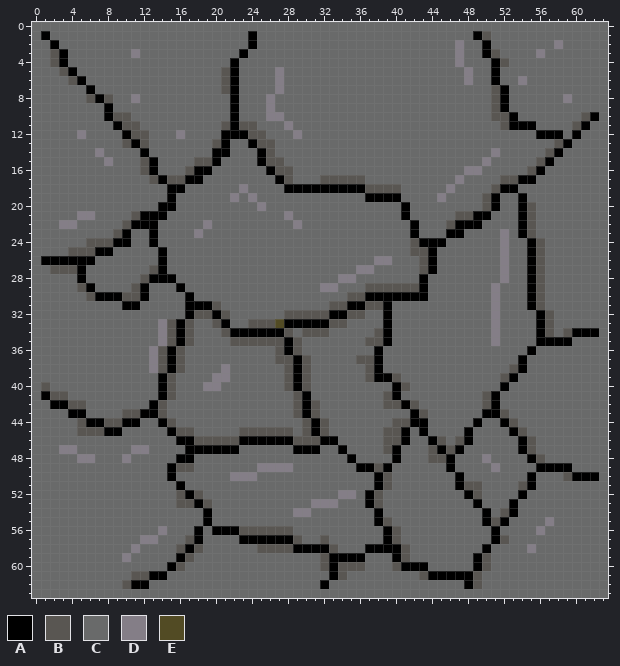
Pixel-art file: assets/aseprite_files/stone_tile_01.aseprite. Above, as it was before the edit.
64x64 pixels, 1 frame.
Palette (. is transparent): A #000000  B #595652  C #696a6a  D #847e87  E #524b24
Pixels before (only the part around the change), first column x 0:
 0 CCCCCCCCCCCCCCCCCCCCCCCCCCCCCCCCCCCCCCCCCCCCCCCCCCCCCCCCCCCCCCCC
 1 CACCCCCCCCCCCCCCCCCCCCCCACCCCCCCCCCCCCCCCCCCCCCCCABCCCCCCCCCCCCC
 2 CCACCCCCCCCCCCCCCCCCCCCCACCCCCCCCCCCCCCCCCCCCCCDCCACCCCCCCDCCCCC
 3 CCBACCCCCCCDCCCCCCCCCCCACCCCCCCCCCCCCCCCCCCCCCCDCCABCCCCDCCCCCCC
 4 CCBACCCCCCCCCCCCCCCCCCACCCCCCCCCCCCCCCCCCCCCCCCDCCCABCCCCCCCCCCC
 5 CCCBACCCCCCCCCCCCCCCCBACCCCDCCCCCCCCCCCCCCCCCCCCDCCACCCCCCCCCCCC
 6 CCCCBACCCCCCCCCCCCCCCBACCCCDCCCCCCCCCCCCCCCCCCCCDCCACCDCCCCCCCCC
 7 CCCCCCACCCCCCCCCCCCCCBACCCCDCCCCCCCCCCCCCCCCCCCCCCCBACCCCCCCCCCC
 8 CCCCCCBABCCDCCCCCCCCCCACCCDCCCCCCCCCCCCCCCCCCCCCCCCBACCCCCCDCCCC
 9 CCCCCCCCACCCCCCCCCCCCCACCCDCCCCCCCCCCCCCCCCCCCCCCCCBACCCCCCCCCCC
10 CCCCCCCCABBCCCCCCCCCCCACCCDDCCCCCCCCCCCCCCCCCCCCCCCBBACCCCCCCBAC
11 CCCCCCCCCABBCCCCCCCCCBABBCCCDCCCCCCCCCCCCCCCCCCCCCCCBAAACCCCBACC
12 CCCCCDCCCCABBCCCDCCCCAAABBCCCDCCCCCCCCCCCCCCCCCCCCCCCCCCAAACACCC
13 CCCCCCCCCCBABCCCCCCCBACCABBCCCCCCCCCCCCCCCCCCCCCCCCCCCCCCCBACCCC
14 CCCCCCCDCCCCACCCCCCCAACCCABCCCCCCCCCCCCCCCCCCCCCCCCDCCCCCBACCCCC
15 CCCCCCCCDCCCBACCCCBBACCCCABBCCCCCCCCCCCCCCCCCCCCCCDCCCCCBACCCCCC
16 CCCCCCCCCCCCBACCCBAACCCCCCABBCCCCCCCCCCCCCCCCCCCDDCCCCCBACCCCCCC
17 CCCCCCCCCCCCCBABBAACCCCCCCCABCCCBBBBBCCCCCCCCCCDCCCCBBAACCCCCCCC
18 CCCCCCCCCCCCCCCAACCCCCCDCCCCAAAAAAAAABBBBCCCCCDCCCCBAACCCCCCCCCC
19 CCCCCCCCCCCCCCCACCCCCCDCDCCCCCCCCCCCCAAAACCCCDCCCCBACCACCCCCCCCC
20 CCCCCCCCCCCCCCAACCCCCCCCCDCCCCCCCCCCCCCCCACCCCCCCCBACCABCCCCCCCC
21 CCCCCDDCCCCBAAACCCCCCCCCCCCCDCCCCCCCCCCCCACCCCCBBAACCCABCCCCCCCC
22 CCCDDCCCCCBAAACCCCCDCCCCCCCCCDCCCCCCCCCCCCACCCBAAACCCCABCCCCCCCC
23 CCCCCCCCCBACCACCCCDCCCCCCCCCCCCCCCCCCCCCCCACCCAACCCCDCABCCCCCCCC
24 CCCCCCBBBAACCACCCCCCCCCCCCCCCCCCCCCCCCCCCCBAAACCCCCCDCCABCCCCCCC
25 CCCCBBBAACCCCCACCCCCCCCCCCCCCCCCCCCCCCCCCCBBACCCCCCCDCCABCCCCCCC
26 CAAAAAACCCCCCCACCCCCCCCCCCCCCCCCCCCCCCDDCCCBACCCCCCCDCCABCCCCCCC
27 CCBBBACCCCCCCBACCCCCCCCCCCCCCCCCCCCCDDCCCCCBACCCCCCCDCCABCCCCCCC
28 CCCCCACCCCCCBAAACCCCCCCCCCCCCCCCCCDDCCCCCCCACCCCCCCCDCCABCCCCCCC
29 CCCCCBACCCCBACCCACCCCCCCCCCCCCCCDDCCCBBBBBBACCCCCCCDCCCABCCCCCCC
30 CCCCCCBAAABBACCCCACCCCCCCCCCCCCCCCCBBAAAAAAACCCCCCCDCCCABCCCCCCC
31 CCCCCCCCCCAACCCCCAAABCCCCCCCCCCCCBBAABBACCCCCCCCCCCDCCCABCCCCCCC
32 CCCCCCCCCCCCCCCCCABBABCCCCCCBBBBBAABBCCACCCCCCCCCCCDCCCCABCCCCCC
33 CCCCCCCCCCCCCCDBABCCBACCBBBEAAAAABBCCCCACCCCCCCCCCCDCCCCABCCCCCC
34 CCCCCCCCCCCCCCDBABCCCBAAAAAABCBBBCCCCCBACCCCCCCCCCCDCCCCABCBAAAC
35 CCCCCCCCCCCCCCDBABCCCCBBBBBBABCCCCCCCBBACCCCCCCCCCCDCCCCAAAACCCC
36 CCCCCCCCCCCCCDBABCCCCCCCCCCBABCCCCCCCCACCCCCCCCCCCCCCCCACCCCCCCC
37 CCCCCCCCCCCCCDBABCCCCCCCCCCBBABCCCCCBBACCCCCCCCCCCCCCCACCCCCCCCC
38 CCCCCCCCCCCCCDBABCCCCDCCCCCCBABCCCCCCBACCCCCCCCCCCCCCBACCCCCCCCC
39 CCCCCCCCCCCCCCABCCCCDDCCCCCCBABCCCCCCBAABCCCCCCCCCCCBACCCCCCCCCC
40 CBCCCCCCCCCCCCABCCCDDCCCCCCCBABCCCCCCCCCABCCCCCCCCCCACCCCCCCCCCC
41 CABBCCCCCCCCCCABCCCCCCCCCCCCCBACCCCCCCCBACCCCCCCCCBACCCCCCCCCCCC
42 CCAABBCCCCCCCABCCCCCCCCCCCCCCBABCCCCCCCBBABCCCCCCCBACCCCCCCCCCCC
43 CCCCAACCCCBBAABCCCCCCCCCCCCCCBABCCCCCCCCCCABCCCCCCAABCCCCCCCCCCC
44 CCCCCBAABBAACCABCCCCCCCCCCCCCCBABCCCCCCCBBAACCCCCACCABCCCCCCCCCC
45 CCCCCBBBAACCCCCABBCCCCCBBBBBBCBABCCCCCCBBACACCCCACCCCABCCCCCCCCC
46 CCCCCCCCCCCCCCCCAABBBBBAAAAAABBBAACCCCCBBACCABCBACCCCCABCCCCCCCC
47 CCCDDCCCCCCDDCCCCAAAAAACCCCCCAAACCACCCCBACCCBABACCCCCCABCCCCCCCC
48 CCCCCDDCCCDCCCCCAACCCCCCCCCCCCCCCCCACCCCACCCBBACCCDCCCCABCCCCCCC
49 CCCCCCCCCCCCCCCABBCCCCCCCDDDDCCCCCCCAABACCCCCCACCCCDCCCCAAAACCCC
50 CCCCCCCCCCCCCCCACCCCCCDDDCCCCCCCCCCCCCABCCCCCCCACCCCCCCACCCBAAAC
51 CCCCCCCCCCCCCCCCACCCCCCCCCCCCCCCCCCCCCABCCCCCCCABBCCCCBACCCCCCCC
52 CCCCCCCCCCCCCCCCBABCCCCCCCCCCCCCCCDDCABCCCCCCCCCABCCCCACCCCCCCCC
53 CCCCCCCCCCCCCCCCBBABCCCCCCCCCCCDDDCCCABCCCCCCCCCCACCCACCCCCCCCCC
54 CCCCCCCCCCCCCCCCCCCACCCCCCCCCDDCCCCCCCACCCCCCCCCCCACBACCCCCCCCCC
55 CCCCCCCCCCCCCCCCCCCACCCCCCCCCCCCCCCCCCABCCCCCCCCCCABACCCCDCCCCCC
56 CCCCCCCCCCCCCCDCCCACAAABBBBBBCCCCCCCCCCABCCCCCCCCCCACCCCDCCCCCCC
57 CCCCCCCCCCCCDDCCCBACCCCAAAAAABCCBCCCCCCABCCCCCCCCCCABCCCCCCCCCCC
58 CCCCCCCCCCCDCCCCBABCCCCCCBBBBAAAABCCCAAAABCCCCCCCCACCCCDCCCCCCCC
59 CCCCCCCCCCDCCCCCABCCCCCCCCCCCCCCBAAAACCCABCCCCCCCABCCCCCCCCCCCCC
60 CCCCCCCCCCCCCCCABCCCCCCCCCCCCCCCBABBBCCCBAAACCCCCABCCCCCCCCCCCCC
61 CCCCCCCCCCCBBAACCCCCCCCCCCCCCCCCCABCCCCCCCCBAAAAABCCCCCCCCCCCCCC
62 CCCCCCCCCCBAACCCCCCCCCCCCCCCCCCCACCCCCCCCCCCCCCCABCCCCCCCCCCCCCC
63 CCCCCCCCCCCCCCCCCCCCCCCCCCCCCCCCCCCCCCCCCCCCCCCCCCCCCCCCCCCCCCCC
New version:
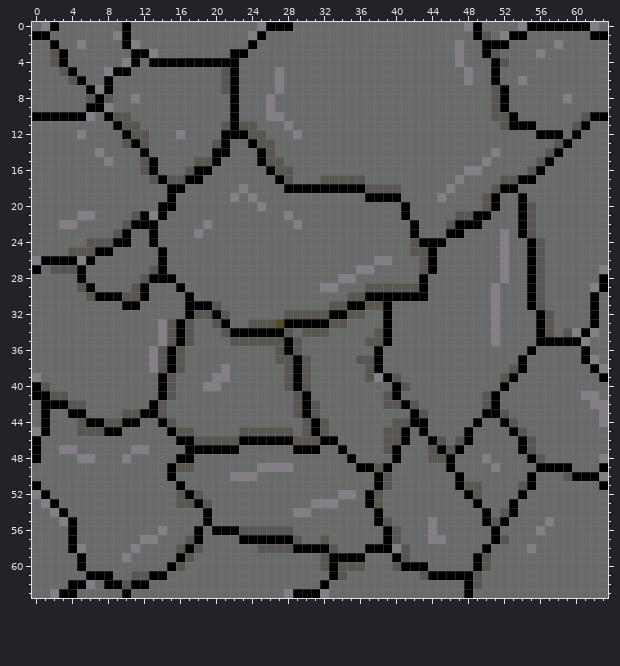
The exact change:
{"y":0,"x":1,"old":"CC","new":"DA"}
{"y":0,"x":10,"old":"C","new":"A"}
{"y":0,"x":25,"old":"CCCC","new":"DAAA"}
{"y":0,"x":48,"old":"CC","new":"DA"}
{"y":0,"x":54,"old":"CCCCCCCCC","new":"DAAAAAAAD"}
{"y":1,"x":0,"old":"C","new":"A"}
{"y":1,"x":9,"old":"CC","new":"DA"}
{"y":1,"x":24,"old":"AC","new":"DA"}
{"y":1,"x":52,"old":"CCC","new":"DAA"}
{"y":1,"x":62,"old":"CC","new":"AA"}
{"y":2,"x":5,"old":"C","new":"D"}
{"y":2,"x":10,"old":"CC","new":"AD"}
{"y":2,"x":51,"old":"CC","new":"AA"}
{"y":3,"x":11,"old":"DCC","new":"AAD"}
{"y":3,"x":22,"old":"C","new":"A"}
{"y":4,"x":10,"old":"CC","new":"DA"}
{"y":4,"x":13,"old":"CCCCCCCCC","new":"AAAAAAAAA"}
{"y":5,"x":8,"old":"CCC","new":"DAA"}
{"y":6,"x":8,"old":"C","new":"A"}
{"y":7,"x":7,"old":"CC","new":"DA"}
{"y":9,"x":6,"old":"CCA","new":"AAD"}
{"y":10,"x":0,"old":"CCCCCCC","new":"AAAAAAD"}
{"y":10,"x":63,"old":"C","new":"A"}
{"y":21,"x":13,"old":"A","new":"D"}
{"y":26,"x":0,"old":"C","new":"D"}
{"y":26,"x":5,"old":"A","new":"D"}
{"y":27,"x":0,"old":"C","new":"A"}
{"y":27,"x":63,"old":"C","new":"D"}
{"y":28,"x":63,"old":"C","new":"A"}
{"y":29,"x":62,"old":"CC","new":"DA"}
{"y":30,"x":62,"old":"C","new":"A"}
{"y":31,"x":62,"old":"C","new":"A"}
{"y":32,"x":62,"old":"C","new":"A"}
{"y":33,"x":62,"old":"C","new":"A"}
{"y":34,"x":60,"old":"A","new":"D"}
{"y":34,"x":62,"old":"A","new":"D"}
{"y":35,"x":60,"old":"CC","new":"AD"}
{"y":36,"x":61,"old":"C","new":"A"}
{"y":37,"x":61,"old":"CC","new":"AD"}
{"y":38,"x":62,"old":"CC","new":"AD"}
{"y":39,"x":0,"old":"C","new":"D"}
{"y":39,"x":38,"old":"A","new":"D"}
{"y":39,"x":63,"old":"C","new":"A"}
{"y":40,"x":0,"old":"C","new":"A"}
{"y":41,"x":0,"old":"C","new":"A"}
{"y":41,"x":61,"old":"CC","new":"DD"}
{"y":42,"x":1,"old":"C","new":"A"}
{"y":42,"x":62,"old":"CC","new":"DD"}
{"y":43,"x":1,"old":"C","new":"A"}
{"y":43,"x":63,"old":"C","new":"D"}
{"y":44,"x":1,"old":"C","new":"A"}
{"y":44,"x":63,"old":"C","new":"D"}
{"y":45,"x":0,"old":"CC","new":"DA"}
{"y":46,"x":0,"old":"C","new":"A"}
{"y":47,"x":0,"old":"C","new":"A"}
{"y":48,"x":0,"old":"C","new":"A"}
{"y":48,"x":63,"old":"C","new":"D"}
{"y":49,"x":63,"old":"C","new":"A"}
{"y":50,"x":63,"old":"C","new":"D"}
{"y":51,"x":0,"old":"C","new":"A"}
{"y":51,"x":63,"old":"C","new":"A"}
{"y":52,"x":0,"old":"CC","new":"DA"}
{"y":53,"x":1,"old":"CC","new":"DA"}
{"y":54,"x":2,"old":"CC","new":"DA"}
{"y":55,"x":3,"old":"CC","new":"DA"}
{"y":55,"x":44,"old":"C","new":"D"}
{"y":56,"x":4,"old":"C","new":"A"}
{"y":56,"x":44,"old":"C","new":"D"}
{"y":57,"x":4,"old":"C","new":"A"}
{"y":57,"x":44,"old":"CC","new":"DD"}
{"y":58,"x":4,"old":"CC","new":"AD"}
{"y":58,"x":40,"old":"A","new":"D"}
{"y":59,"x":5,"old":"C","new":"A"}
{"y":60,"x":5,"old":"C","new":"A"}
{"y":61,"x":6,"old":"CCC","new":"AAA"}
{"y":62,"x":4,"old":"CCC","new":"AAD"}
{"y":62,"x":8,"old":"CC","new":"AA"}
{"y":63,"x":2,"old":"CCC","new":"DAA"}
{"y":63,"x":10,"old":"C","new":"A"}
{"y":63,"x":28,"old":"CCCCC","new":"DAAAD"}
{"y":63,"x":48,"old":"C","new":"A"}
